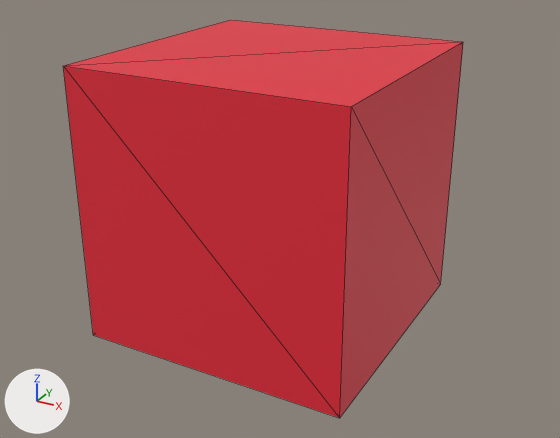
An edit to the glTF model godot_runtime/officegame/exports/submission.glb, drawn before and after from the same camera.
One viewpoint serves both versions: a camera (50 mm lens) standing at (2.58, -4.65, 3.08) and looking at (0.06, -0.07, 0.79). Lighting does not change. The marker at lower left points along +X, +Y and +Z. The picture after the commit comes second. Mesh edges are drawn as thin lines. Vertices at exactly the same position are counted once.
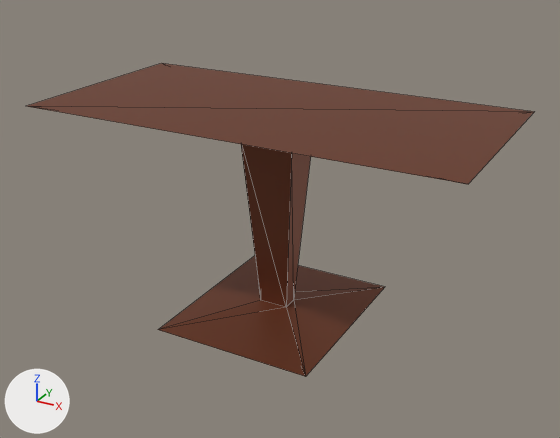
Boxes (x1, y1, x2, y2) around the edits, measured in the pictures (560 x 438 px):
'Cube', reshaped, moved, rescaled, recoloured (27% wider, 21% shorter): before (63, 20, 463, 418); after (27, 63, 534, 377)

The change, as a list of edits to the scene's bpy script:
```text
Add mat_material:
    mat_material = principled_material('Material')
    mat_material.base_color = (0.199, 0.0584, 0.0265)  # brown #7b442d
    mat_material.metallic = 0.559
Change me_cube_001:
    used by ob_cube; location = (0.0, 0.0, 0.99)
    remove me_cube_001.from_pydata(...)  # 8 vertices, 12 faces; spans x -1.0..1.0, y -1.0..1.0, z -1.0..1.0
    remove me_cube_001.materials.append(mat_material_001)  # red #e7293b
    add me_cube_001.from_pydata(...)  # 16 vertices, 28 faces; spans x -7.71..7.71, y -4.79..4.79, z -1.1..1.28
    me_cube_001 part 1
    4 vertices are removed from x -1.0..1.0, y -1.0..1.0, z -1.0
    12 faces are deleted
    12 vertices are added at x -7.71..7.71, y -4.79..4.79, z -1.1..1.28
    28 new faces join them
    add me_cube_001.materials.append(mat_material)  # brown #7b442d
Change ob_cube:
    ob_cube.location: (0.0, 0.0, 0.99) -> (0.0, 0.0, 0.738)
    ob_cube.scale: (1.0, 1.0, 1.0) -> (0.208, 0.167, 0.675)
```
